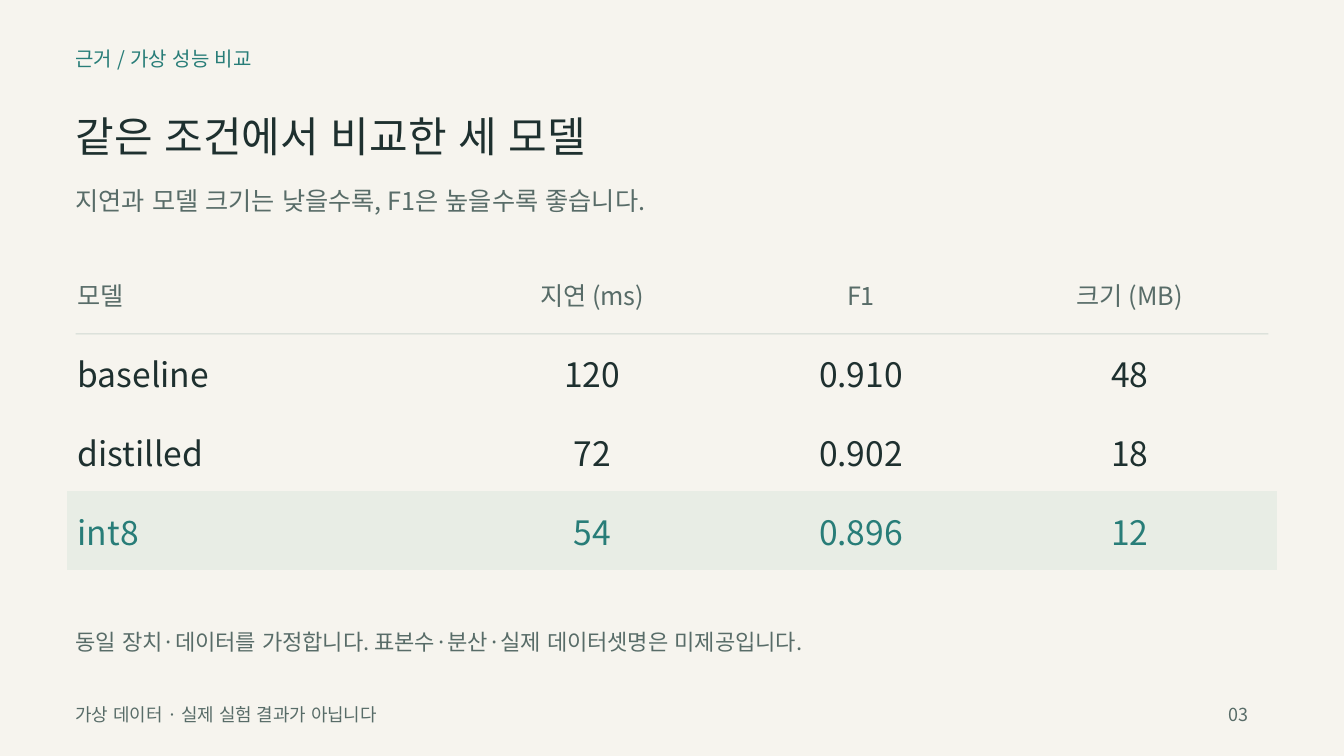
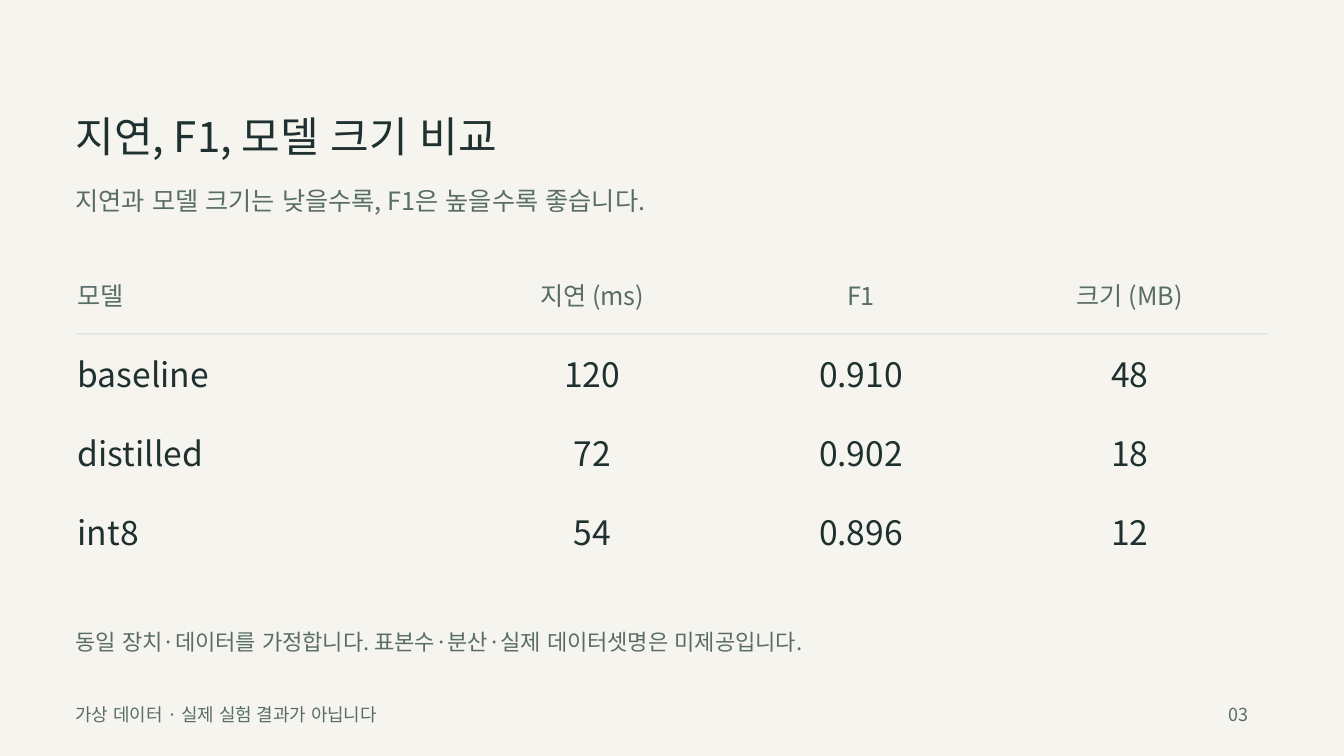
Before and after one commit to ChihyunAhn0309/ppt-art-director, a slide deck: slide 3 of examples/research-seminar/animated-ko.pptx. Drawn at 1344x756 pixels with LibreOffice and Linux fonts; fonts in the diff are those of the drawing. Boxes give left, top, right and bottom in pixels: in the first picture for what was removed or moved away, otherwise in the second. Text is boxed around its words. In the diff, an @@ line names an element or a change of style, - is before the commit and + after.

```diff
--- a/examples/research-seminar/animated-ko.pptx
+++ b/examples/research-seminar/animated-ko.pptx
@@ text removed at [76,49,252,68] @@
-근거 / 가상 성능 비교
@@ text at [76,117,497,160]: text changed @@
-같은 조건에서 비교한 세 모델
+지연, F1, 모델 크기 비교
@@ table at [68,255,1278,570] @@
@@ fill #E8EDE5 to #F6F4EE in row 4 @@
@@ text colour #287D78 to #1E302F in "int8", "54", "0.896", "12" @@
```
Also in this commit, not shown: 4 other slides changed, 39 other files.
